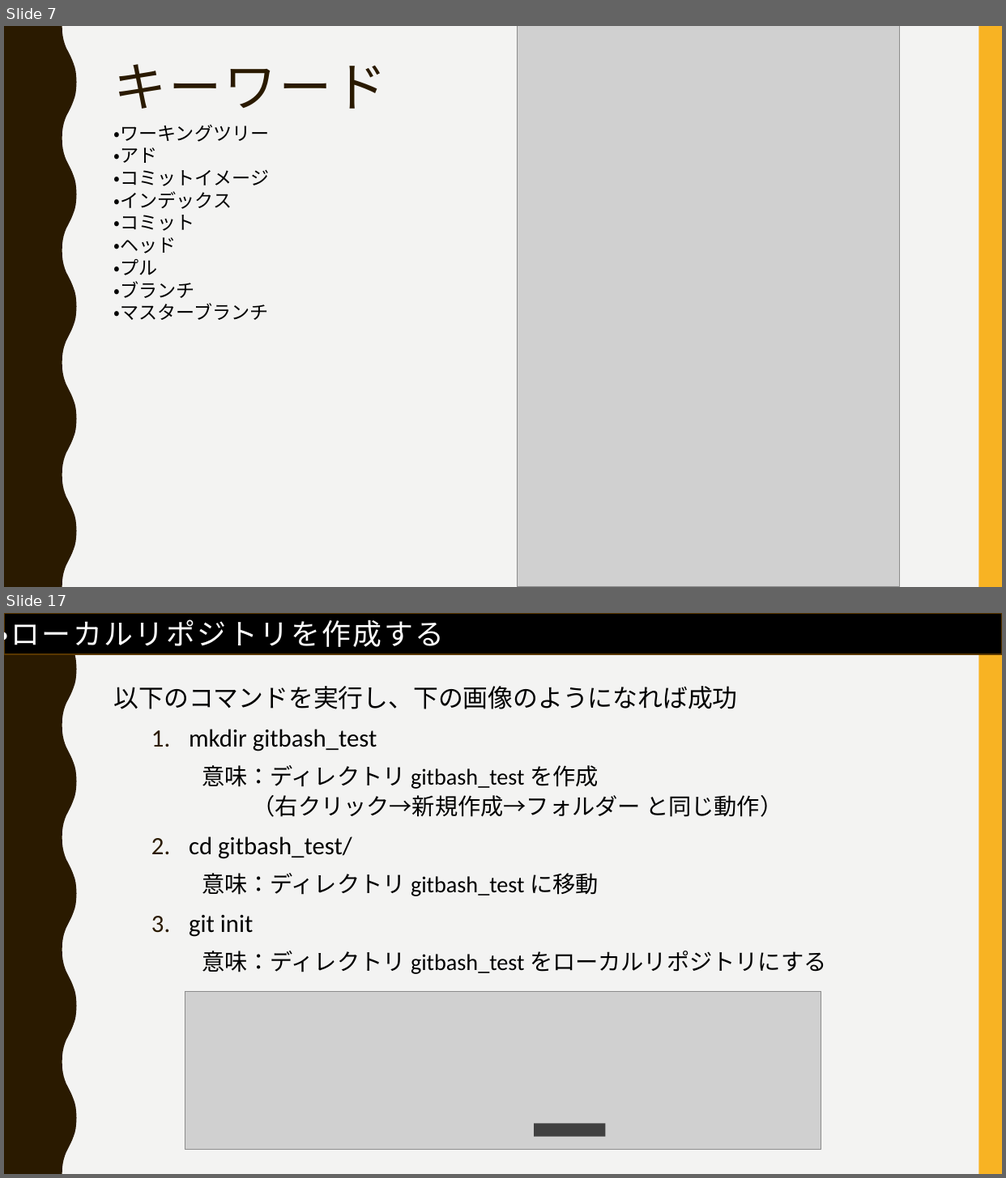
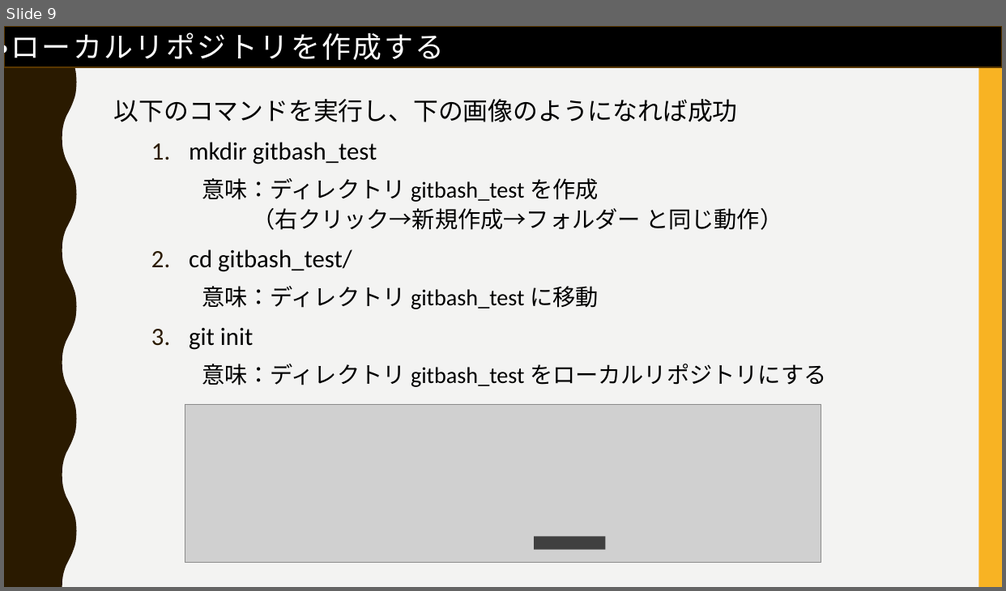
Before and after one commit to FIY24554/git_test, a slide deck: gitについて_松家.pptx. Shown one above the other, each under a label of ours: slides 7 and 17 before the commit, slide 9 after it; the slides between them are not shown. The pictures are 1006x1178 and 1006x591 pixels, drawn with LibreOffice and Linux fonts; fonts in the diff are those of the drawing; grey boxes stand for pictures. Boxes give left, top, right and bottom in pixels: in the first picture for what was removed or moved away, otherwise in the second. Text is boxed around its words. In the diff, an @@ line names an element or a change of style, - is before the commit and + after.

```diff
--- a/gitについて_松家.pptx
+++ b/gitについて_松家.pptx
@@ slide 7 removed at [4,26,1002,587], background #F3F3F2; not listed: 2 template elements that a slide beside it also shows @@
@@ picture removed at [517,26,899,587] @@
@@ title removed at [114,64,387,109] @@
-キーワード
@@ text removed at [114,125,270,320] @@
-・ワーキングツリー
-・アド
-・コミットイメージ
-・インデックス
-・コミット
-・ヘッド
-・プル
-・ブランチ
-・マスターブランチ
@@ what was slide 17 is now slide 9 @@
```
Also in this commit, not shown: 4 slides changed, 8 slides added, 12 other slides removed.
